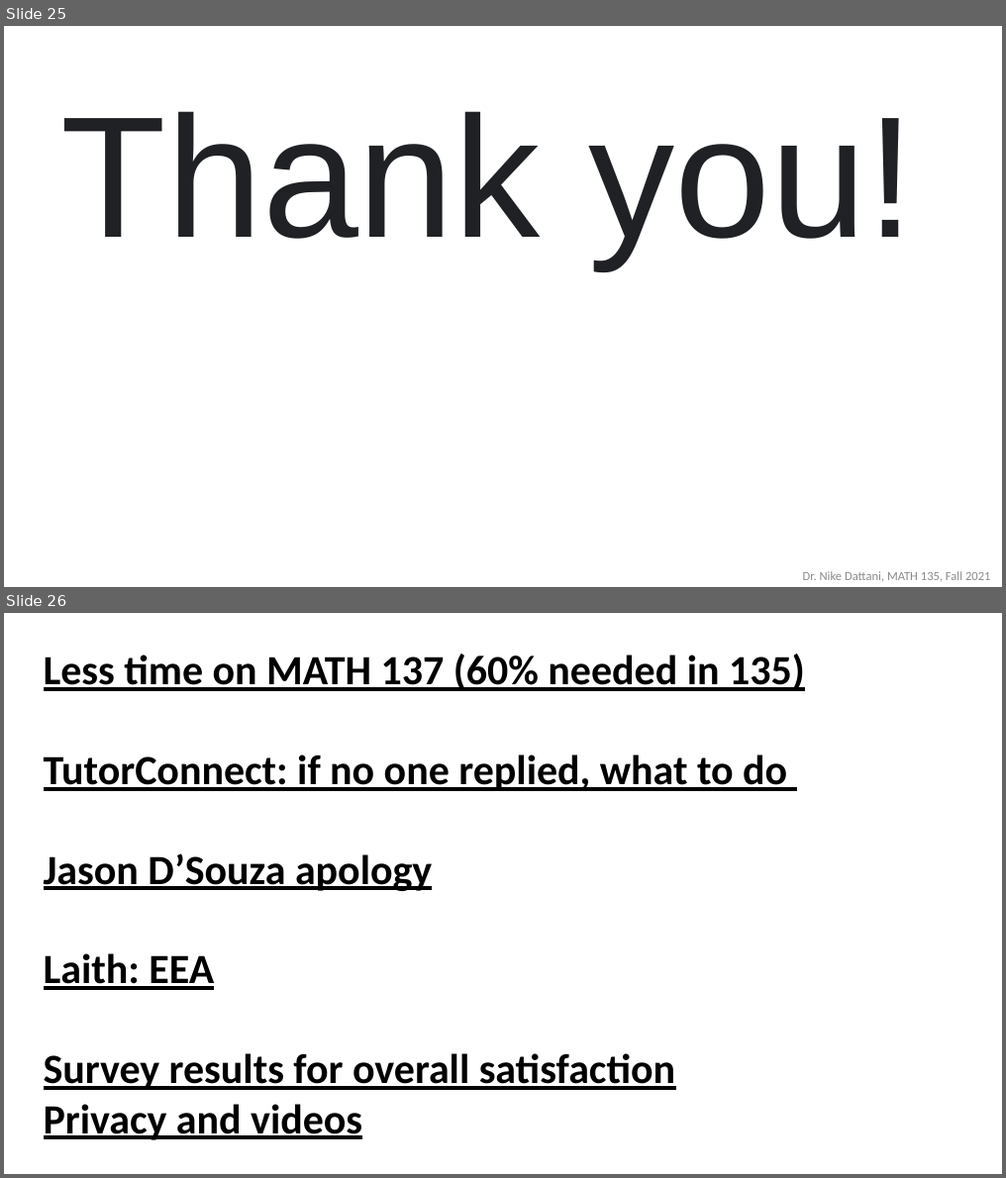
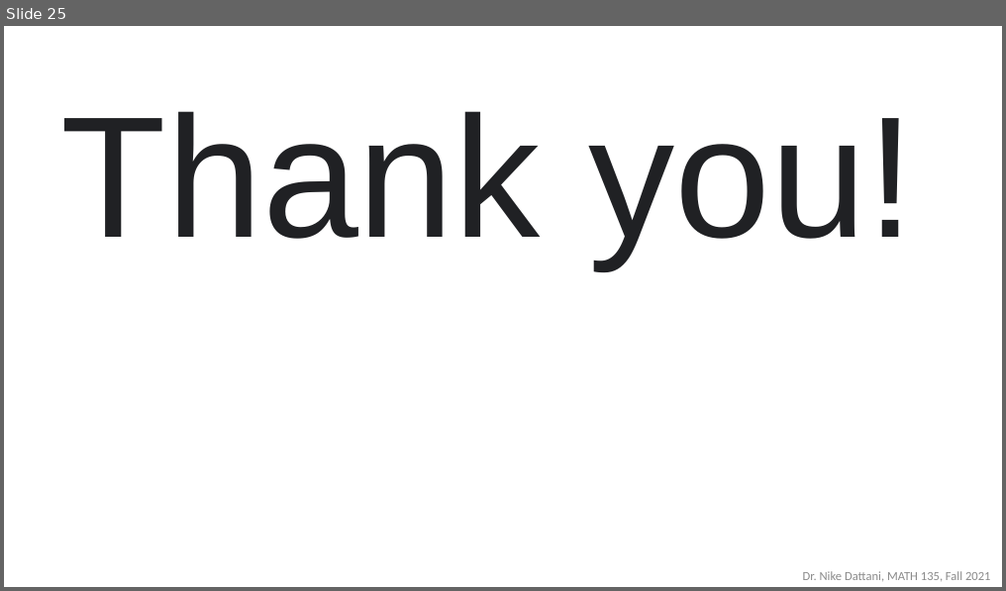
Before and after one commit to ndattani/Lecture_Notes, a slide deck: University_of_Waterloo/Fall_2021/MATH135/UW_Fall2021_MATH135_Lecture23.pptx. Shown one above the other, each under a label of ours: slides 25 and 26 before the commit, slide 25 after it. The pictures are 1006x1178 and 1006x591 pixels, drawn with LibreOffice and Linux fonts; fonts in the diff are those of the drawing. Boxes give left, top, right and bottom in pixels: in the first picture for what was removed or moved away, otherwise in the second. Text is boxed around its words. In the diff, an @@ line names an element or a change of style, - is before the commit and + after.

Commit message:
Removed last slide form Lecture 23.

```diff
--- a/University_of_Waterloo/Fall_2021/MATH135/UW_Fall2021_MATH135_Lecture23.pptx
+++ b/University_of_Waterloo/Fall_2021/MATH135/UW_Fall2021_MATH135_Lecture23.pptx
@@ slide 26 removed at (4,613,1002,1174), background #FFFFFF @@
@@ text removed at (44,654,805,1141) @@
-Less time on MATH 137 (60% needed in 135)
-TutorConnect: if no one replied, what to do
-Jason D’Souza apology
-Laith: EEA
-Survey results for overall satisfaction
-Privacy and videos
```
Also in this commit, not shown: 1 other file.
